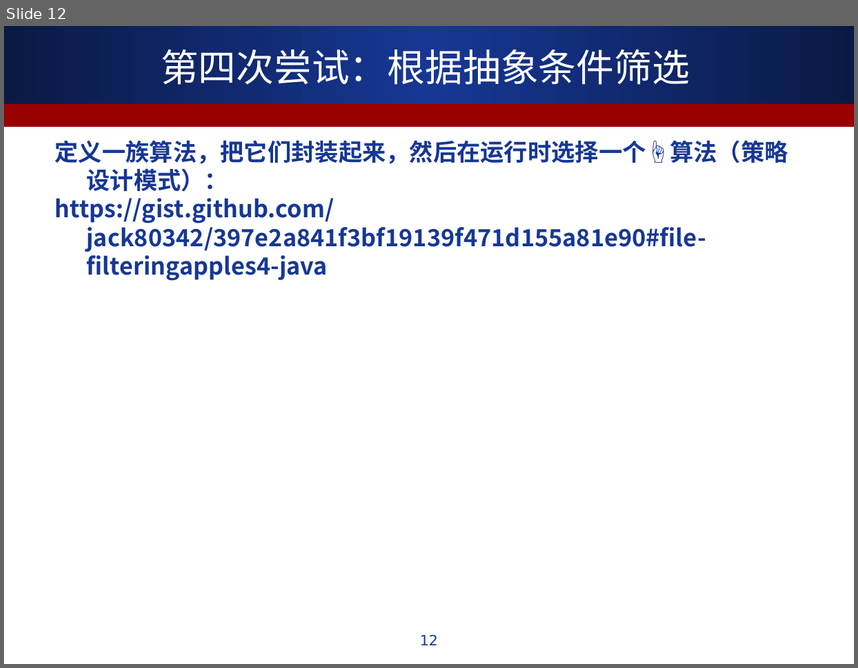
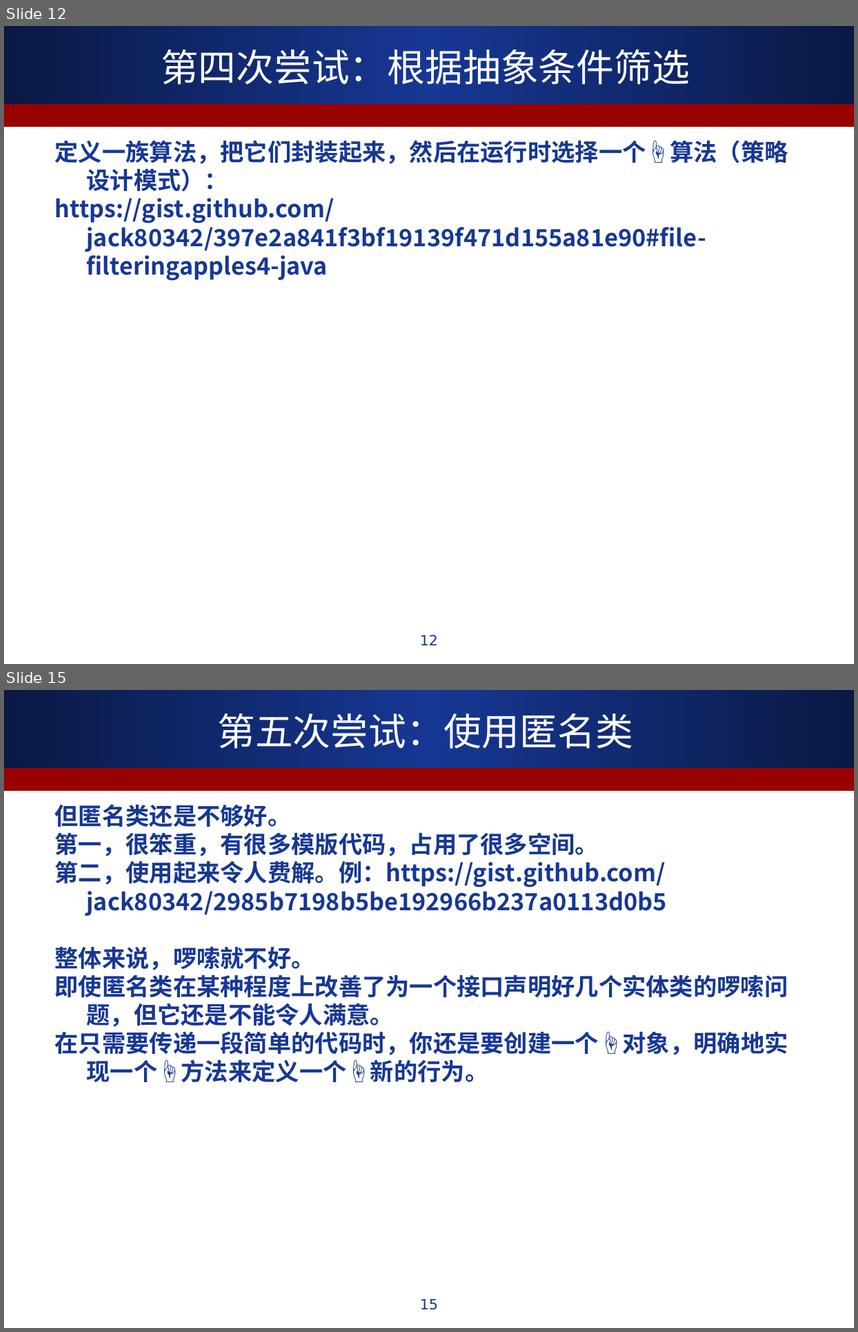
Before and after one commit to ALiberInc/Training, a slide deck: Java8NewFeature/第一章_通过行为参数化传递代码.ppt. Shown one above the other, each under a label of ours: slide 12 before the commit, slides 12 and 15 after it; the slides between them are not shown. The pictures are 858x668 and 858x1332 pixels, drawn with LibreOffice and Linux fonts; fonts in the diff are those of the drawing. Boxes give left, top, right and bottom in pixels: in the first picture for what was removed or moved away, otherwise in the second. Text is boxed around its words. In the diff, an @@ line names an element or a change of style, - is before the commit and + after.

Commit message:
写到第七次尝试：将List类型抽象化

```diff
--- a/Java8NewFeature/第一章_通过行为参数化传递代码.ppt
+++ b/Java8NewFeature/第一章_通过行为参数化传递代码.ppt
@@ slide 15 added at box(4, 690, 854, 1328), background #FFFFFF; not listed: 2 template elements that a slide beside it also shows @@
@@ title added at box(217, 713, 633, 749), 32 pt, text #FFFFFF @@
+第五次尝试：使用匿名类
@@ text added at box(55, 804, 789, 1082), 20 pt, text #163794, bold @@
+但匿名类还是不够好。
+第一，很笨重，有很多模版代码，占用了很多空间。
+第二，使用起来令人费解。例：https://gist.github.com/jack80342/2985b7198b5be192966b237a0113d0b5
+整体来说，啰嗦就不好。
+即使匿名类在某种程度上改善了为一个接口声明好几个实体类的啰嗦问题，但它还是不能令人满意。
+在只需要传递一段简单的代码时，你还是要创建一个☝️对象，明确地实现一个☝️方法来定义一个☝️新的行为。
@@ page number added at box(420, 1299, 438, 1310), 12 pt, text #163794 @@
+15
```
Also in this commit, not shown: 2 slides changed, 2 other slides added.
